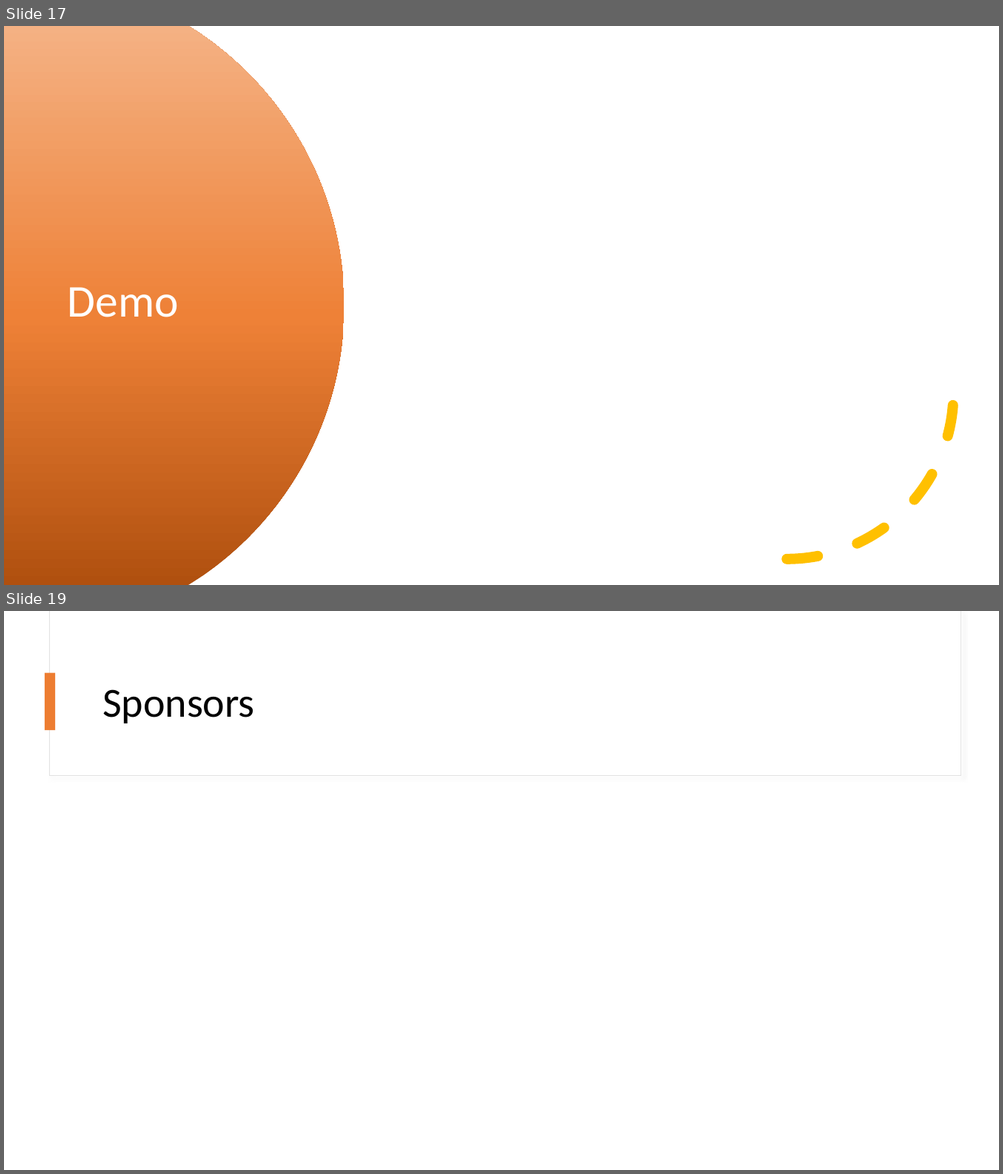
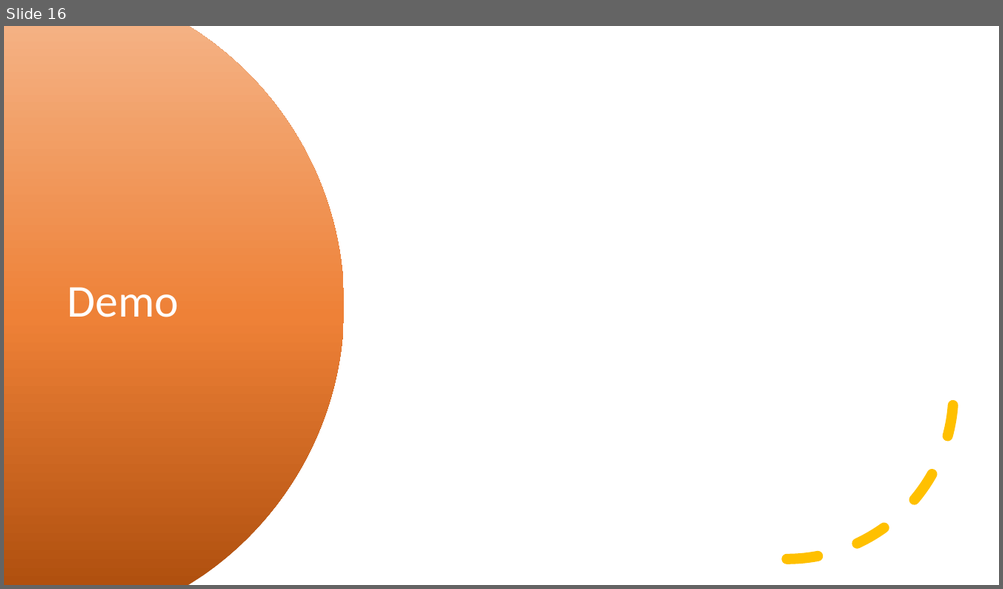
Before and after one commit to kevmoens/ThatConference2023, a slide deck: ThatConference2023.pptx. Shown one above the other, each under a label of ours: slides 17 and 19 before the commit, slide 16 after it; the slides between them are not shown. The pictures are 1003x1174 and 1003x589 pixels, drawn with LibreOffice and Linux fonts; fonts in the diff are those of the drawing; background and template pictures are left out. Boxes give left, top, right and bottom in pixels: in the first picture for what was removed or moved away, otherwise in the second. Text is boxed around its words. In the diff, an @@ line names an element or a change of style, - is before the commit and + after.

Commit message:
add sponsor slides

```diff
--- a/ThatConference2023.pptx
+++ b/ThatConference2023.pptx
@@ slide 19 removed at bbox=[4, 611, 999, 1170], background #FFFFFF @@
@@ rectangle removed at bbox=[50, 611, 961, 776] @@
@@ rectangle removed at bbox=[51, 611, 961, 775] @@
@@ rectangle removed at bbox=[45, 673, 56, 730] @@
@@ title removed at bbox=[102, 689, 255, 723] @@
-Sponsors
@@ what was slide 17 is now slide 16 @@
```
Also in this commit, not shown: 2 slides changed, 2 slides added, 1 other slide removed.
